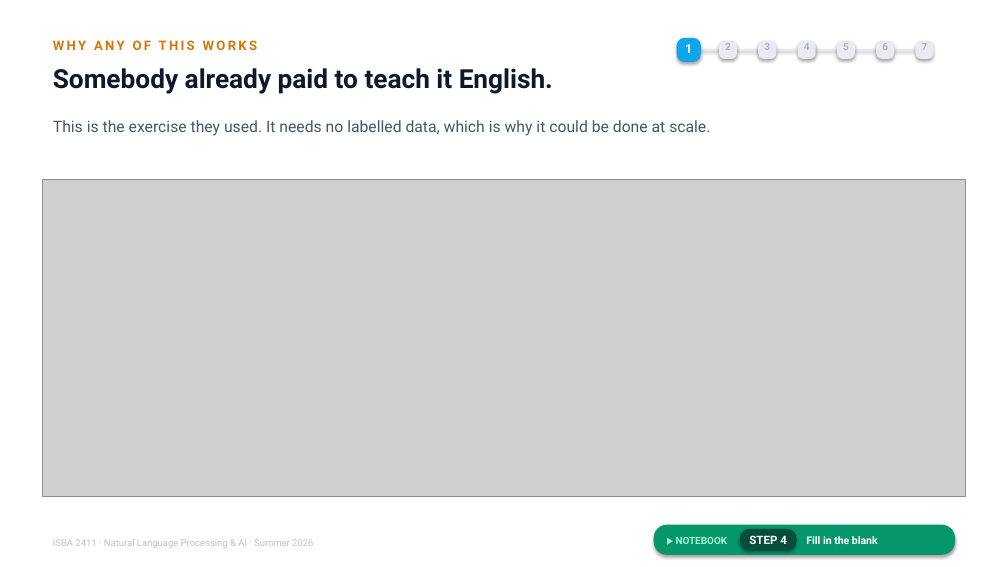
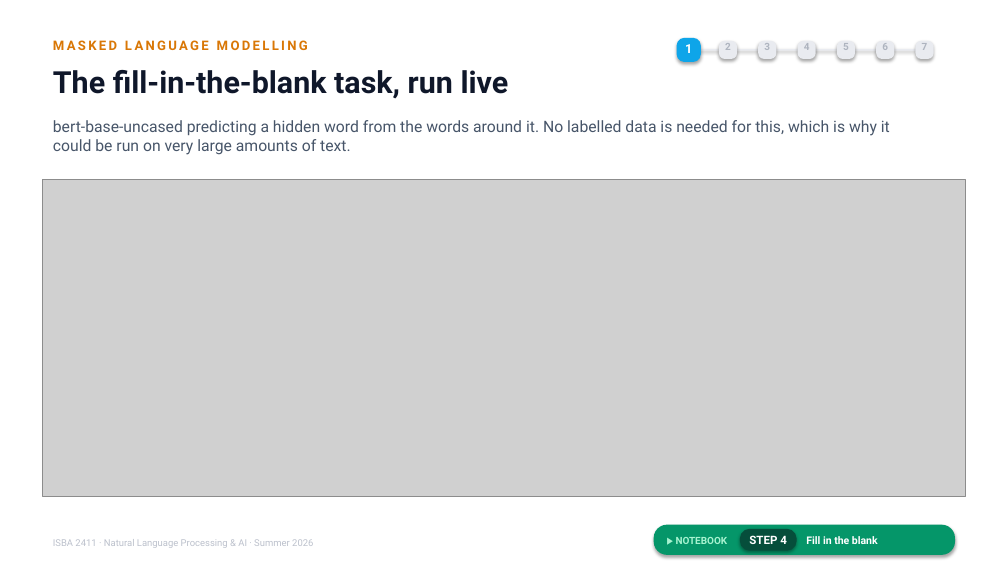
Before and after one commit to JulesMalin/isba2411-nlp, a slide deck: slide 6 of Week 7/L14_Making_It_Yours.pptx. Drawn at 1008x567 pixels with LibreOffice and Linux fonts; fonts in the diff are those of the drawing; grey boxes stand for pictures. Boxes give left, top, right and bottom in pixels: in the first picture for what was removed or moved away, otherwise in the second. Text is boxed around its words. In the diff, an @@ line names an element or a change of style, - is before the commit and + after.

```diff
--- a/Week 7/L14_Making_It_Yours.pptx
+++ b/Week 7/L14_Making_It_Yours.pptx
@@ text at <box>53,40,308,50</box>: text changed @@
-WHY ANY OF THIS WORKS
+MASKED LANGUAGE MODELLING
@@ text at <box>53,70,509,99</box>: text changed; size 25 to 29 pt @@
-Somebody already paid to teach it English.
+The fill-in-the-blank task, run live
@@ text at <box>53,120,890,155</box>: text changed @@
-This is the exercise they used. It needs no labelled data, which is why it could be done at scale.
+bert-base-uncased predicting a hidden word from the words around it. No labelled data is needed for this, which is why it could be run on very large amounts of text.
```
Also in this commit, not shown: 20 other slides changed.
